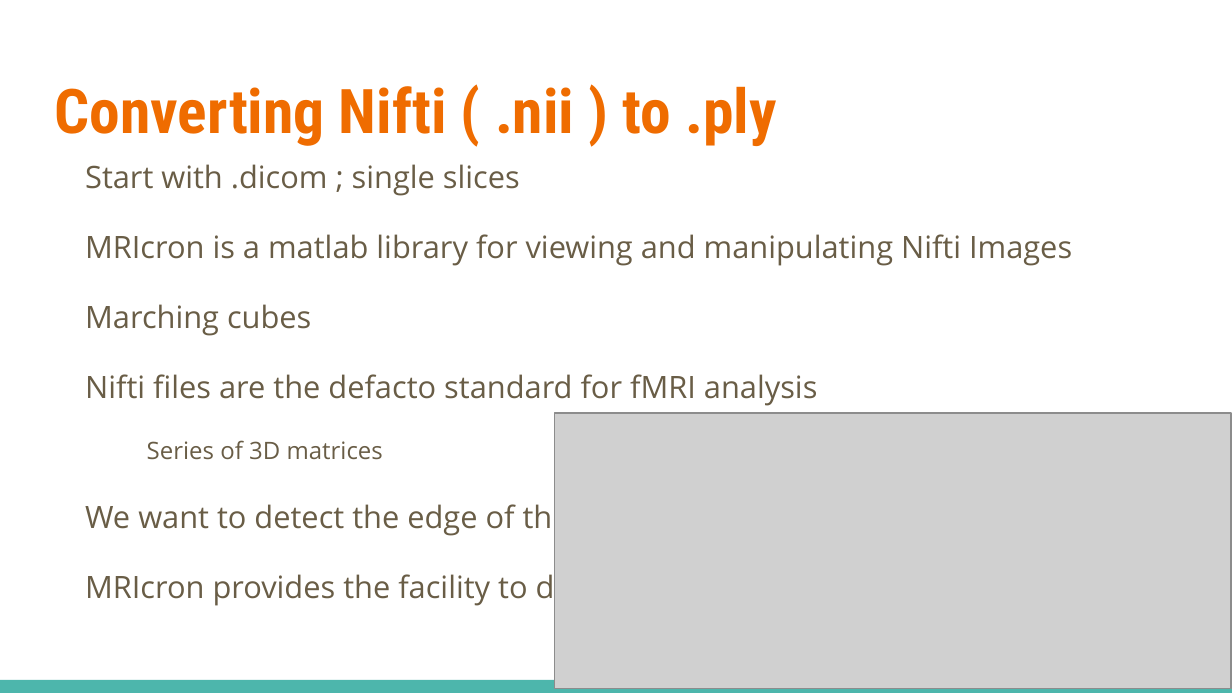
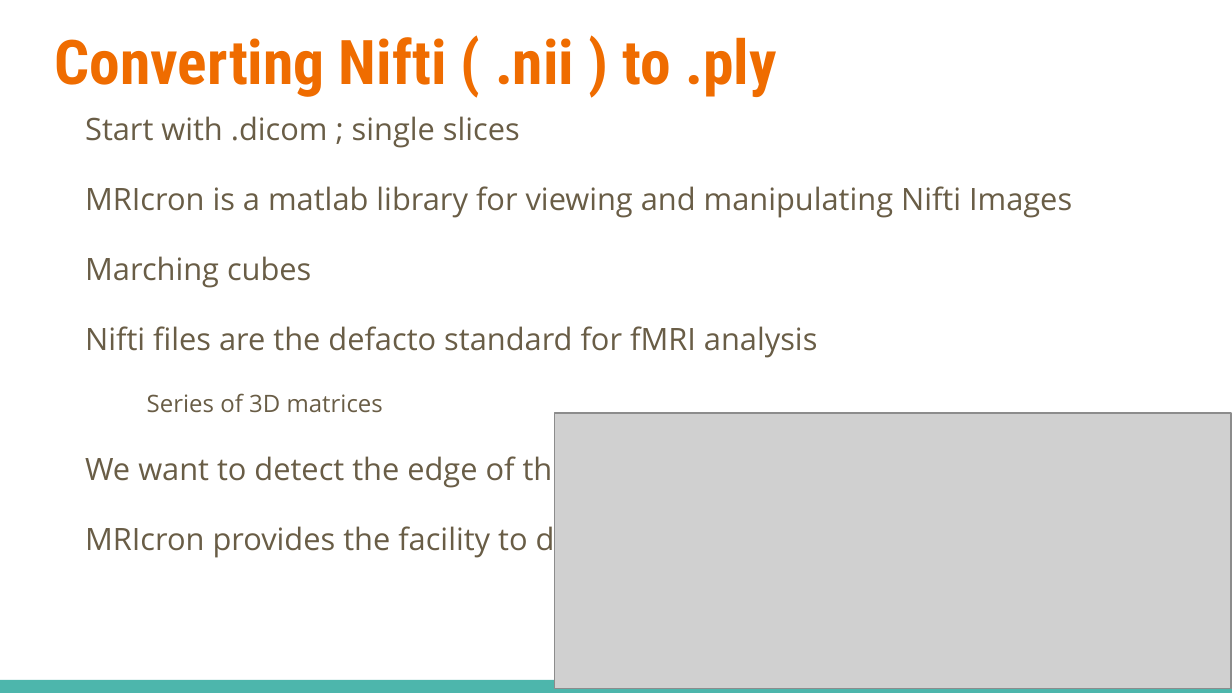
Before and after one commit to DeSistoNV/CSCI480_FINAL_PROJECT, a slide deck: slide 2 of 480 FINAL.pptx. Drawn at 1232x693 pixels with LibreOffice and Linux fonts; fonts in the diff are those of the drawing; grey boxes stand for pictures. Boxes give left, top, right and bottom in pixels: in the first picture for what was removed or moved away, otherwise in the second. Text is boxed around its words. In the diff, an @@ line names an element or a change of style, - is before the commit and + after.

Commit message:
ppt

```diff
--- a/480 FINAL.pptx
+++ b/480 FINAL.pptx
@@ title "Converting Nifti ( .nii ) ...": place and size @@
-title "Converting Nifti ( .nii ) ..." at (54, 86, 776, 146)
+title "Converting Nifti ( .nii ) ..." at (54, 37, 776, 97)
@@ text "Start with .dicom ; single ...": place and size @@
-text "Start with .dicom ; single ..." at (85, 164, 1072, 606)
+text "Start with .dicom ; single ..." at (85, 116, 1072, 558)
```
